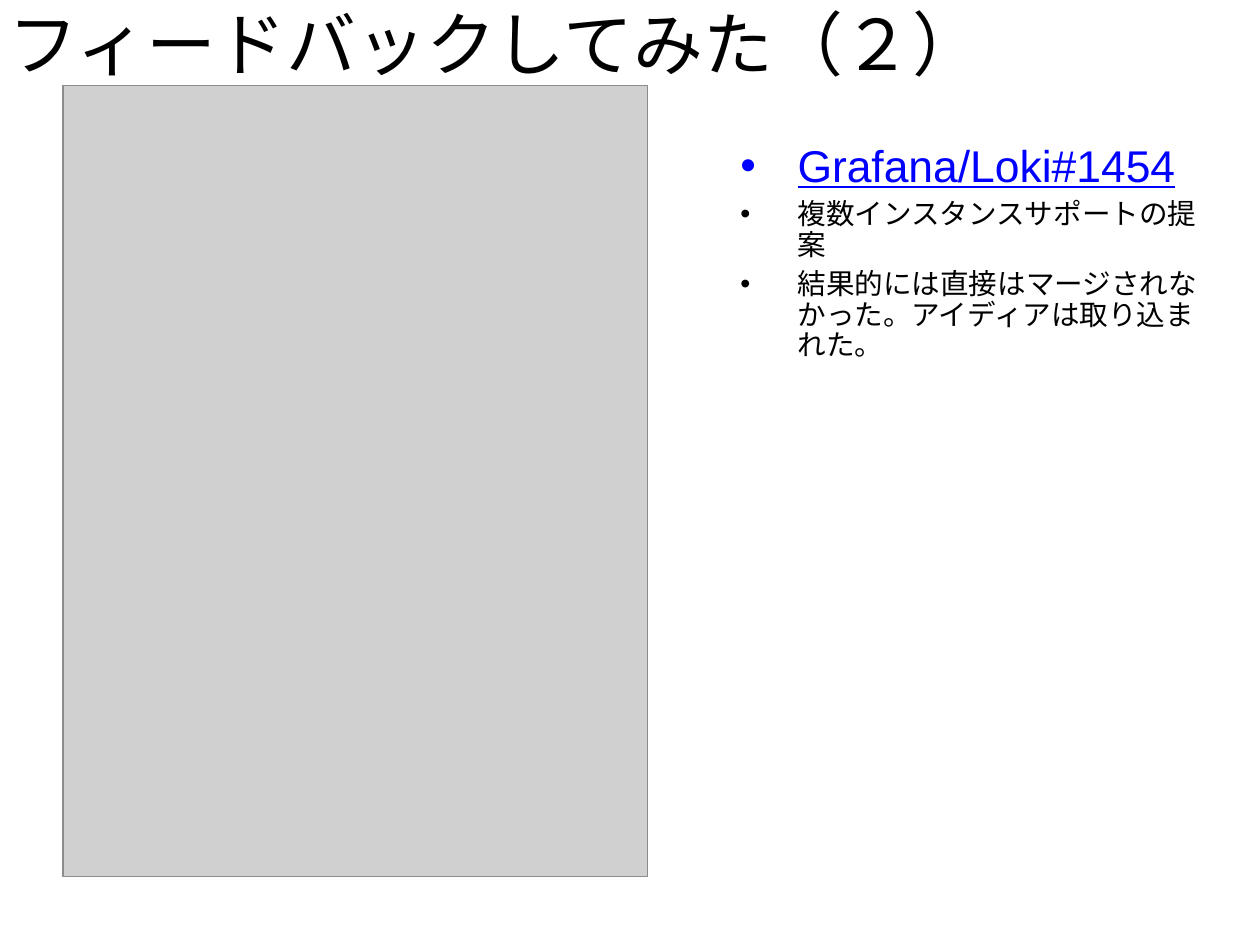
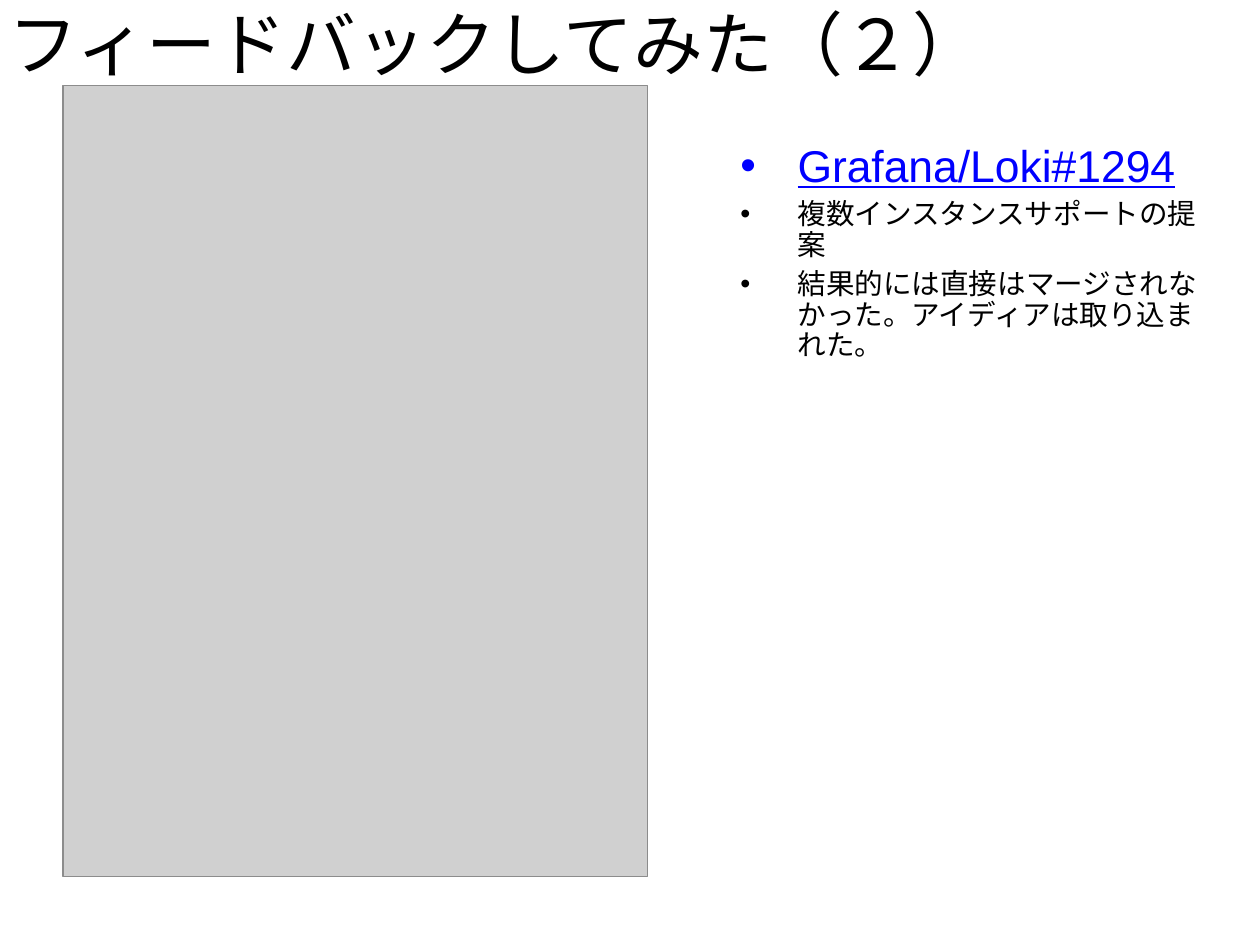
Before and after one commit to cosmo0920/prometheus_meetup_slide_20200115, a slide deck: slide 20 of Prometheus_meetup_slide.pptx (slide 19 before the commit). Drawn at 1260x945 pixels with LibreOffice and Linux fonts; fonts in the diff are those of the drawing; grey boxes stand for pictures; background and template pictures are left out. Boxes give left, top, right and bottom in pixels: in the first picture for what was removed or moved away, otherwise in the second. Text is boxed around its words. In the diff, an @@ line names an element or a change of style, - is before the commit and + after.

```diff
--- a/Prometheus_meetup_slide.pptx
+++ b/Prometheus_meetup_slide.pptx
@@ subtitle at (798, 149, 1176, 188): text changed @@
-• Grafana/Loki#1454
+• Grafana/Loki#1294
```
Also in this commit, not shown: 4 other slides changed, 1 slide added, 1 other file.
